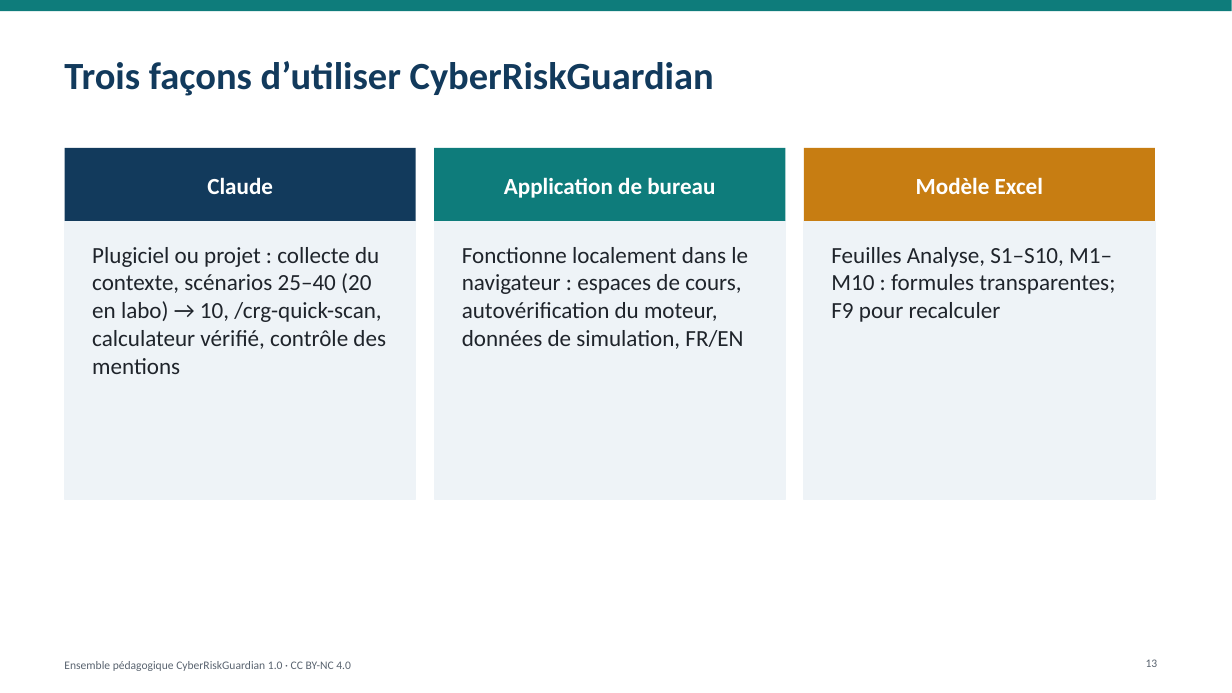
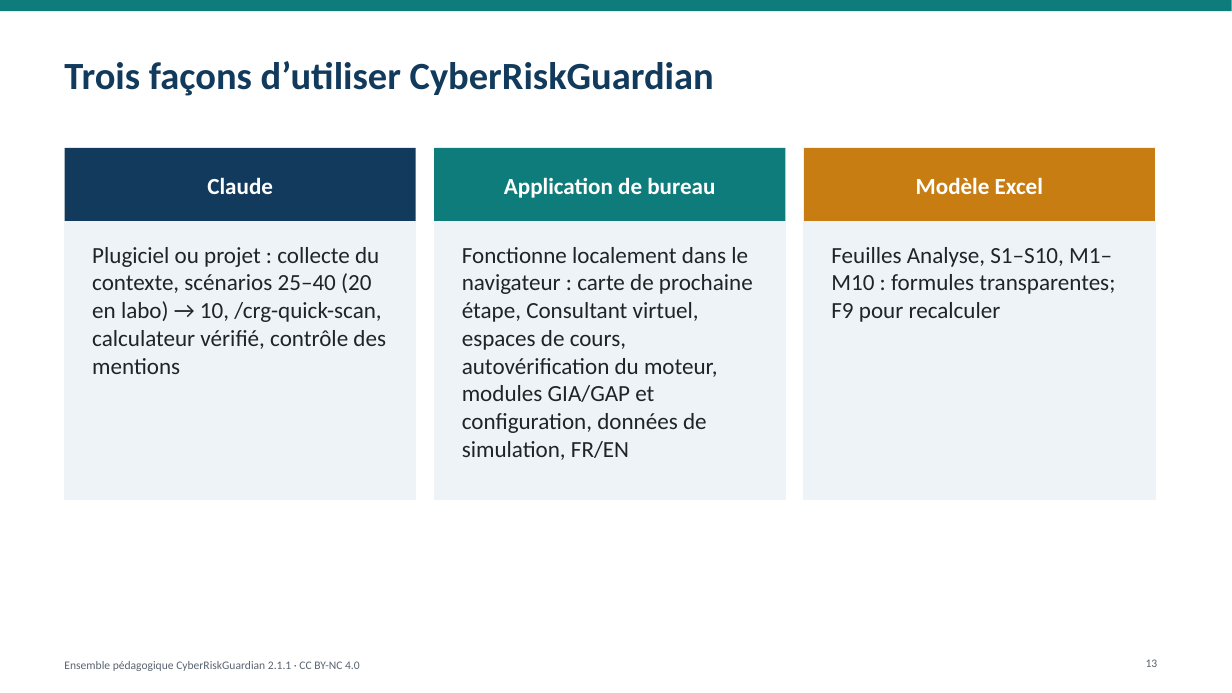
Before and after one commit to ITriskMgr/CyberRiskGuardian, a slide deck: slide 13 of education/slides/CRG_Intro_Deck_FR.pptx. Drawn at 1232x693 pixels with LibreOffice and Linux fonts; fonts in the diff are those of the drawing. Boxes give left, top, right and bottom in pixels: in the first picture for what was removed or moved away, otherwise in the second. Text is boxed around its words. In the diff, an @@ line names an element or a change of style, - is before the commit and + after.

```diff
--- a/education/slides/CRG_Intro_Deck_FR.pptx
+++ b/education/slides/CRG_Intro_Deck_FR.pptx
@@ text at box(462, 247, 753, 460): text changed @@
-Fonctionne localement dans le navigateur : espaces de cours, autovérification du moteur, données de simulation, FR/EN
+Fonctionne localement dans le navigateur : carte de prochaine étape, Consultant virtuel, espaces de cours, autovérification du moteur, modules GIA/GAP et configuration, données de simulation, FR/EN
@@ text at box(64, 661, 360, 671): text changed @@
-Ensemble pédagogique CyberRiskGuardian 1.0 · CC BY-NC 4.0
+Ensemble pédagogique CyberRiskGuardian 2.1.1 · CC BY-NC 4.0
```
Also in this commit, not shown: 15 other slides changed, 3 slides added, 29 other files.
